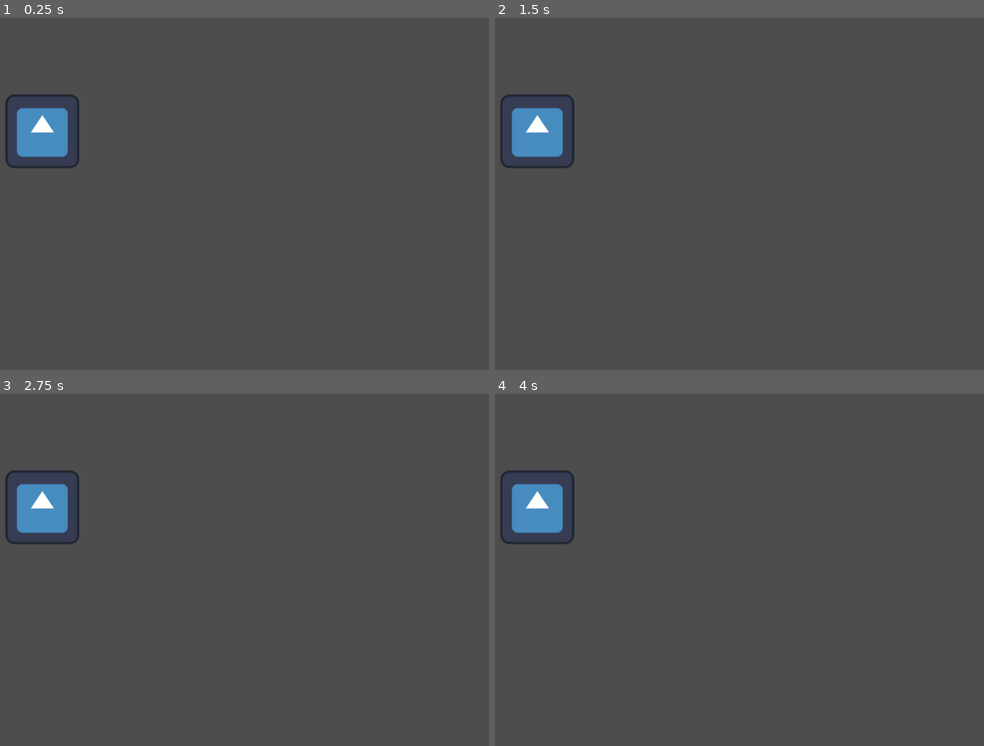
Above: before the commit, frames 1-4 (two rows, left to right).
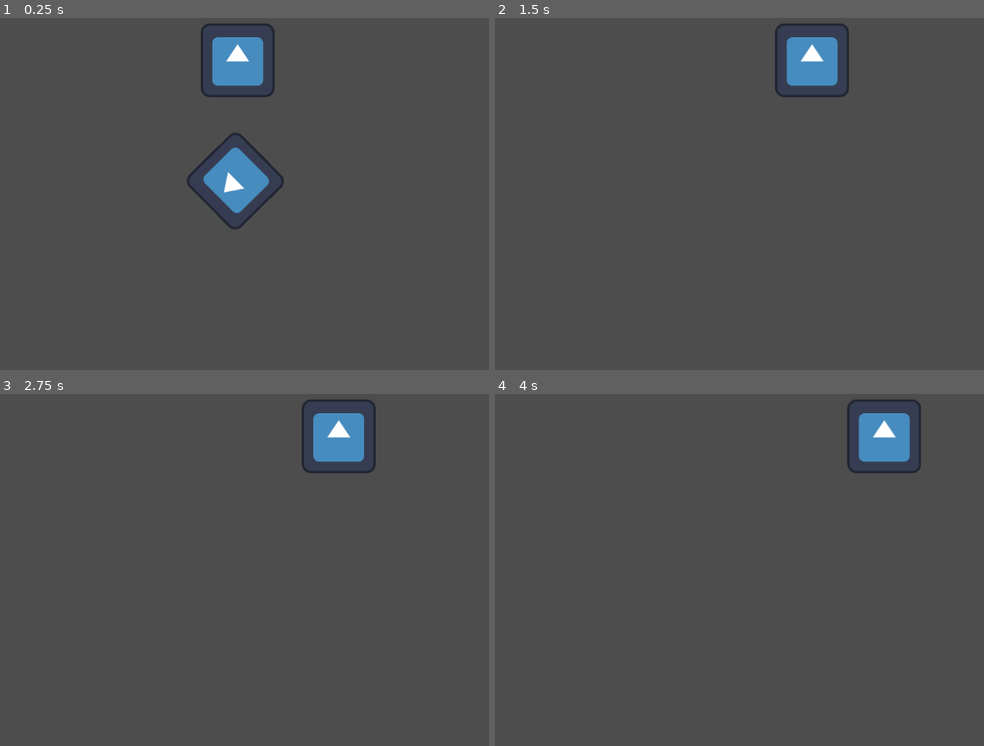
Above: after the commit, the same moments.

Repository: ThisIsL3TUM/Global-Gay-Jam-2025
Game: Godot game, scene res://mainScene.tscn
Two runs of this game, one before a commit and one after it. Both use one fixed random seed, a clock stepped at 60 frames per second and the inputs below. Before the commit the project has no main scene; this scene is started directly in both runs. The engine's default icon, where the game draws it, is replaced by a stand-in: a white triangle on a blue panel in a dark square.
Inputs:
- Up to frame 1 (0.25 s): no input
- Up to frame 2 (1.5 s): hold D (right, bound only after the commit) 0.53-1.28 s; hold A (left, bound only after the commit) from 1.28 s (still down)
- Up to frame 3 (2.75 s): release A (left, bound only after the commit) at 2.03 s; hold D (right, bound only after the commit) from 2.03 s (still down)
- Up to frame 4 (4 s): release D (right, bound only after the commit) at 3.53 s; hold A (left, bound only after the commit) from 3.53 s (still down)

The runs differ from the first frame. In frame 1, 5.6% of the frame differs, in the area x 1-59%, y 1-61%; in frame 2, 3.7%; in frame 3, 3.7%; in frame 4, 3.7%.

Commit message:
da movement

Diff:
--- a/mainScene.tscn
+++ b/mainScene.tscn
@@ -1,9 +1,37 @@
-[gd_scene load_steps=2 format=3 uid="uid://bmwtqy4h57dmq"]
+[gd_scene load_steps=5 format=3 uid="uid://bmwtqy4h57dmq"]
 
 [ext_resource type="Texture2D" uid="uid://cw0feuepqvfm" path="res://icon.svg" id="1_3rkj3"]
+[ext_resource type="Script" path="res://scripts/claw.gd" id="2_4ito3"]
+
+[sub_resource type="RectangleShape2D" id="RectangleShape2D_jk5r3"]
+size = Vector2(130, 132)
+
+[sub_resource type="RectangleShape2D" id="RectangleShape2D_m2ujs"]
+size = Vector2(136, 138)
 
 [node name="Node2D" type="Node2D"]
 
-[node name="Sprite2D" type="Sprite2D" parent="."]
-position = Vector2(317, 221)
+[node name="RigidBody2D" type="RigidBody2D" parent="."]
+position = Vector2(651, 279)
+rotation = -2.3523
+
+[node name="CollisionShape2D" type="CollisionShape2D" parent="RigidBody2D"]
+position = Vector2(-1, -1)
+shape = SubResource("RectangleShape2D_jk5r3")
+
+[node name="Sprite2D2" type="Sprite2D" parent="RigidBody2D"]
 texture = ExtResource("1_3rkj3")
+
+[node name="PinJoint2D" type="PinJoint2D" parent="."]
+position = Vector2(651, 122)
+
+[node name="Area2D" type="Area2D" parent="."]
+position = Vector2(655, 98)
+script = ExtResource("2_4ito3")
+
+[node name="CollisionShape2D" type="CollisionShape2D" parent="Area2D"]
+position = Vector2(0, 3)
+shape = SubResource("RectangleShape2D_m2ujs")
+
+[node name="Sprite2D" type="Sprite2D" parent="Area2D"]
+texture = ExtResource("1_3rkj3")
--- a/project.godot
+++ b/project.godot
@@ -11,5 +11,19 @@
 [application]
 
 config/name="global gaym jam 2025"
+run/main_scene="res://mainScene.tscn"
 config/features=PackedStringArray("4.3", "Forward Plus")
 config/icon="res://icon.svg"
+
+[input]
+
+left={
+"deadzone": 0.5,
+"events": [Object(InputEventKey,"resource_local_to_scene":false,"resource_name":"","device":0,"window_id":0,"alt_pressed":false,"shift_pressed":false,"ctrl_pressed":false,"meta_pressed":false,"pressed":false,"keycode":0,"physical_keycode":65,"key_label":0,"unicode":0,"location":0,"echo":false,"script":null)
+]
+}
+right={
+"deadzone": 0.5,
+"events": [Object(InputEventKey,"resource_local_to_scene":false,"resource_name":"","device":0,"window_id":0,"alt_pressed":false,"shift_pressed":false,"ctrl_pressed":false,"meta_pressed":false,"pressed":false,"keycode":0,"physical_keycode":68,"key_label":0,"unicode":0,"location":0,"echo":false,"script":null)
+]
+}
--- /dev/null
+++ b/scripts/claw.gd
@@ -0,0 +1,14 @@
+extends Area2D
+
+@export var speed = 250
+
+
+# Called every frame. 'delta' is the elapsed time since the previous frame.
+func _process(delta: float) -> void:
+	var velocity = Vector2.ZERO
+	if Input.is_action_pressed("left"):
+		velocity.x -= 1
+	if Input.is_action_pressed("right"):
+		velocity.x += 1
+	velocity = velocity * speed
+	position += velocity * delta
